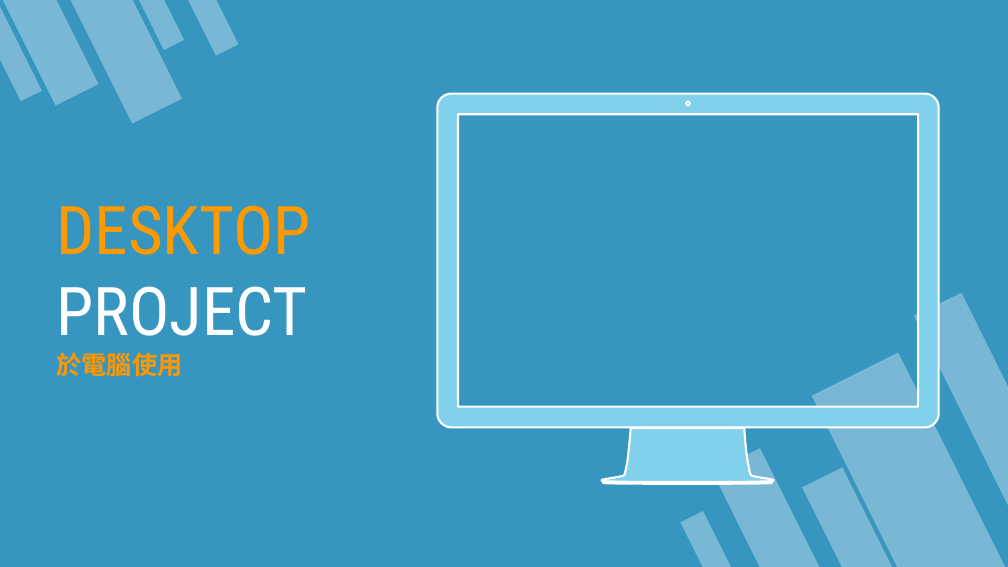
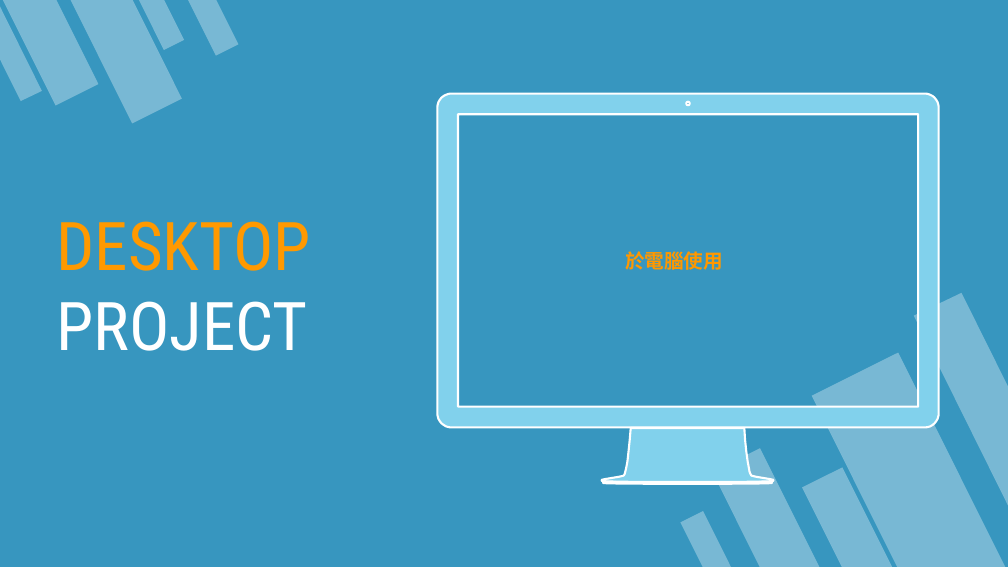
Before and after one commit to 3mtpeak/---1125, a slide deck: slide 15 of 黑克松簡報.pptx. Drawn at 1008x567 pixels with LibreOffice and Linux fonts; fonts in the diff are those of the drawing. Boxes give left, top, right and bottom in pixels: in the first picture for what was removed or moved away, otherwise in the second. Text is boxed around its words. In the diff, an @@ line names an element or a change of style, - is before the commit and + after.

```diff
--- a/黑克松簡報.pptx
+++ b/黑克松簡報.pptx
@@ text added at (625,251,723,270), 14 pt, text #FF9800, bold @@
+於電腦使用
@@ text at (56,352,182,377): paragraph removed @@
-於電腦使用
```
Also in this commit, not shown: 14 other slides changed.
